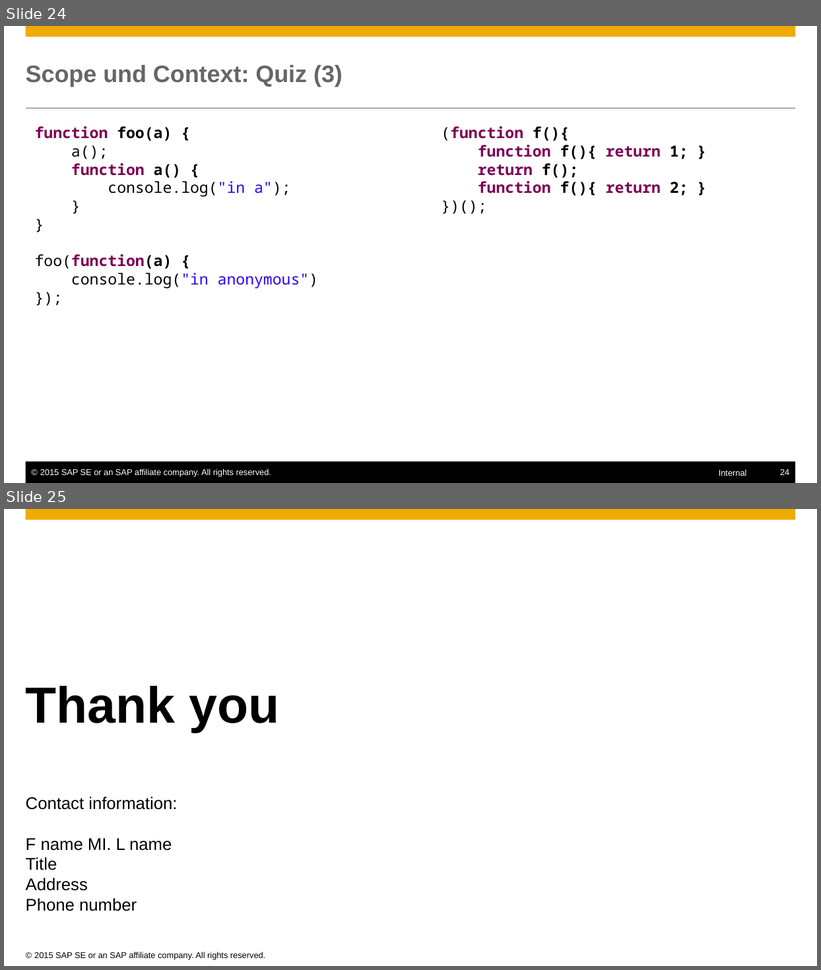
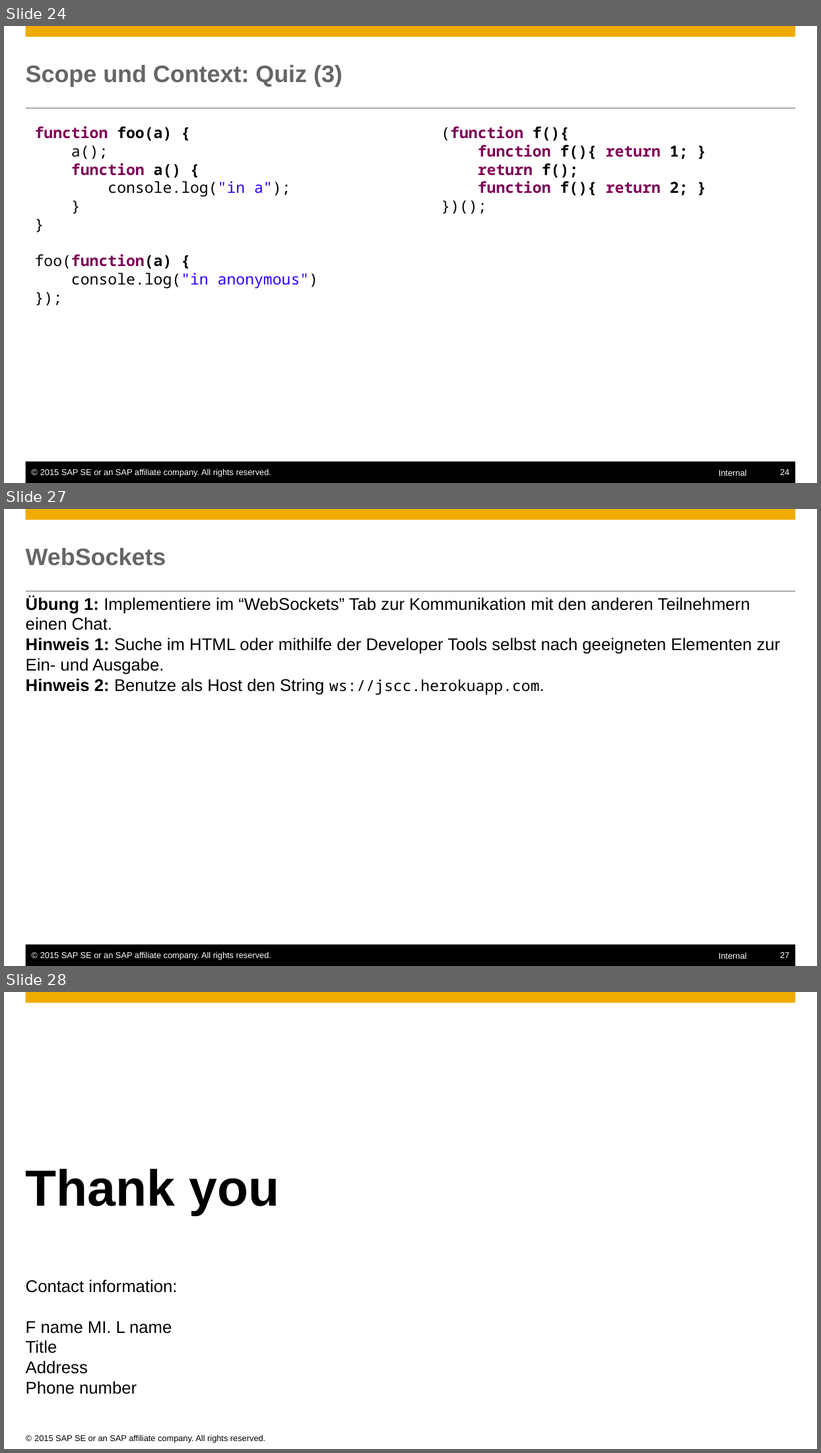
Before and after one commit to ofrendo/JSCrossCourse, a slide deck: OllisTeile.pptx. Shown one above the other, each under a label of ours: slides 24 and 25 before the commit, slides 24, 27 and 28 after it; the slides between them are not shown. The pictures are 821x970 and 821x1453 pixels, drawn with LibreOffice and Linux fonts; fonts in the diff are those of the drawing; background and template pictures are left out. Boxes give left, top, right and bottom in pixels: in the first picture for what was removed or moved away, otherwise in the second. Text is boxed around its words. In the diff, an @@ line names an element or a change of style, - is before the commit and + after.

```diff
--- a/OllisTeile.pptx
+++ b/OllisTeile.pptx
@@ slide 27 added at box(4, 509, 817, 966), background #FFFFFF; not listed: 6 template elements that a slide beside it also shows @@
@@ title added at box(26, 548, 166, 566), 28 pt, text #666666, bold @@
+WebSockets
@@ text added at box(26, 596, 781, 695), 20 pt, text #000000 @@
+Übung 1: Implementiere im “WebSockets” Tab zur Kommunikation mit den anderen Teilnehmern einen Chat.
+Hinweis 1: Suche im HTML oder mithilfe der Developer Tools selbst nach geeigneten Elementen zur Ein- und Ausgabe.
+Hinweis 2: Benutze als Host den String ws://jscc.herokuapp.com.
@@ what was slide 25 is now slide 28 @@
```
Also in this commit, not shown: 2 other slides added.
